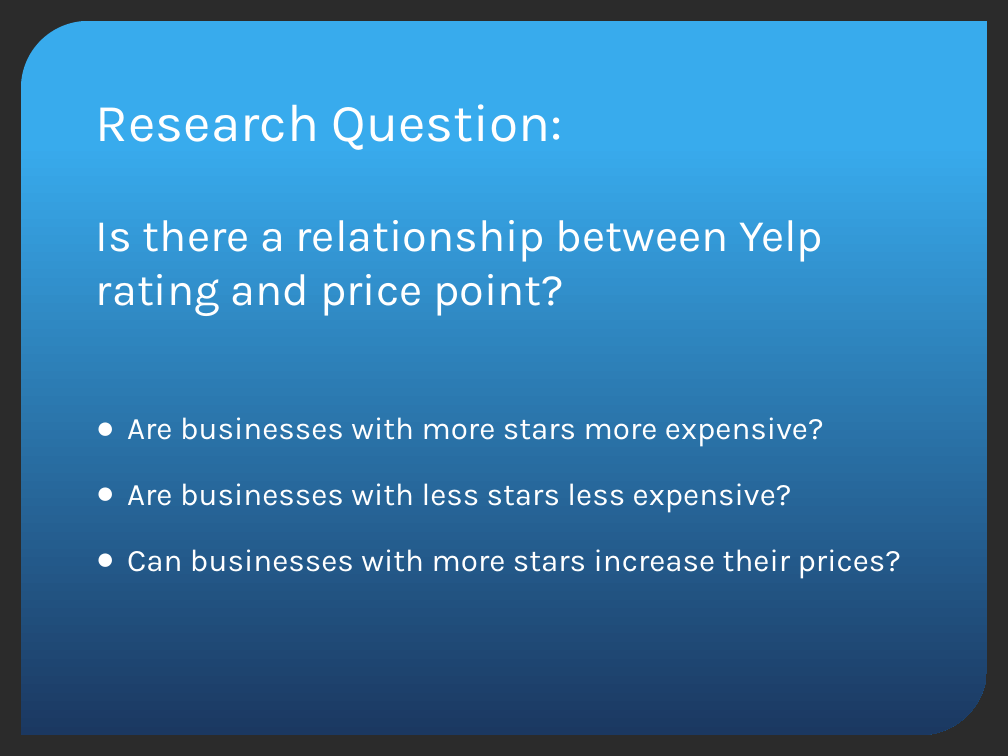
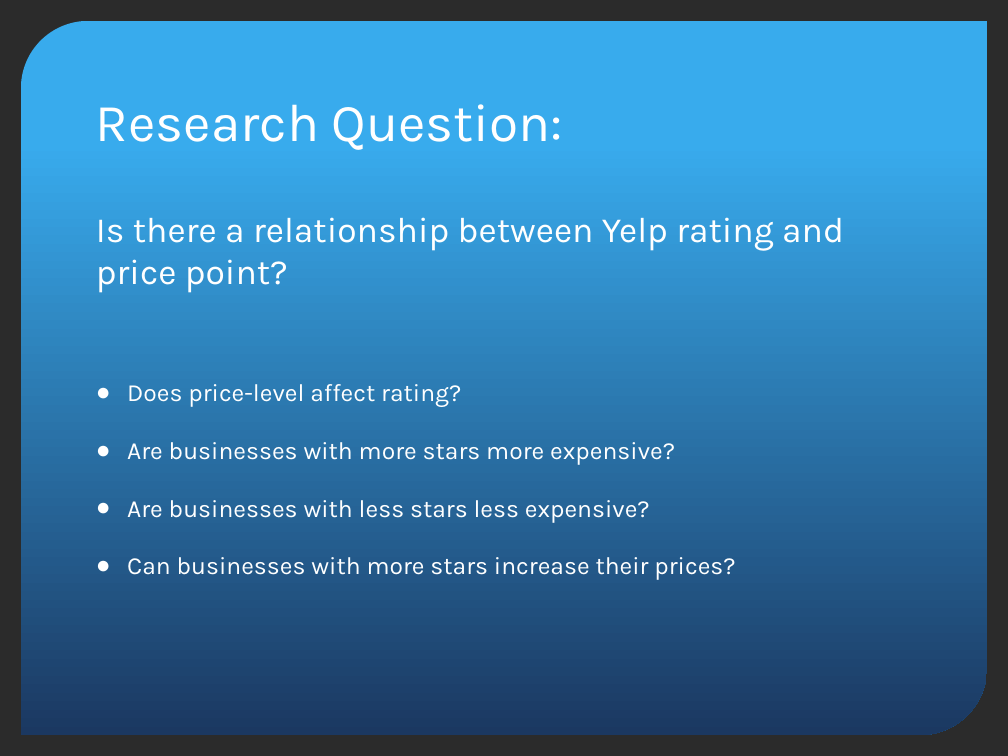
Before and after one commit to korto27/group_project_yelp, a slide deck: slide 3 of YelpProject.pptx (slide 2 before the commit). Drawn at 1008x756 pixels with LibreOffice and Linux fonts; fonts in the diff are those of the drawing; background and template pictures are left out; a plain dark background stands for a picture behind light text. Boxes give left, top, right and bottom in pixels: in the first picture for what was removed or moved away, otherwise in the second. Text is boxed around its words. In the diff, an @@ line names an element or a change of style, - is before the commit and + after.

Commit message:
Power Point

```diff
--- a/YelpProject.pptx
+++ b/YelpProject.pptx
@@ text at [96, 217, 844, 580]: size 32.2 to 25.3 pt in "Is there a relationship between Yelp rating ..."; size 22.4 to 17.6 pt in "Are businesses with more stars more expensive?", "Are businesses with less stars less expensive?", "Can businesses with more stars increase their ..." @@
@@ text at [127, 384, 461, 407]: paragraph added @@
+● Does price-level affect rating?
```
Also in this commit, not shown: 7 other slides changed, 2 slides added.
